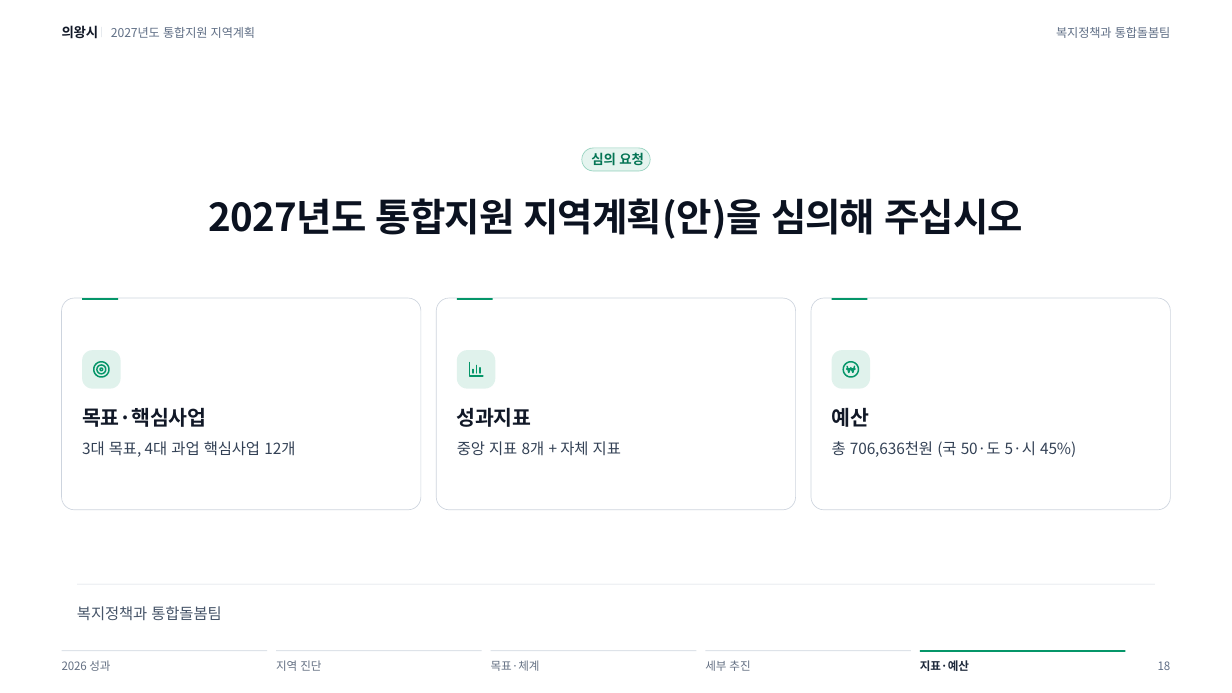
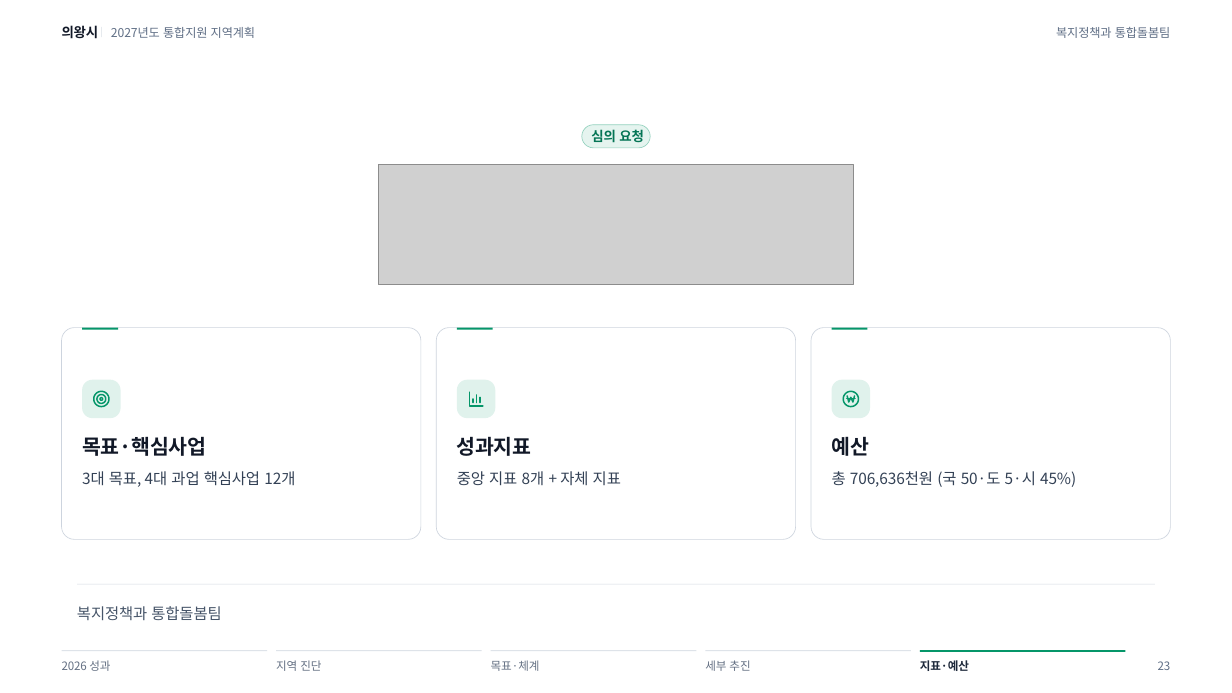
Before and after one commit to skys0430-creator/ssosso0430, a slide deck: slide 23 of docs/uiwang-2027-plan/files/2027_지역계획_협의체심의_발표자료_수정.pptx (slide 18 before the commit). Drawn at 1232x693 pixels with LibreOffice and Linux fonts; fonts in the diff are those of the drawing; grey boxes stand for pictures; background and template pictures are left out. Boxes give left, top, right and bottom in pixels: in the first picture for what was removed or moved away, otherwise in the second. Text is boxed around its words. In the diff, an @@ line names an element or a change of style, - is before the commit and + after.

```diff
--- a/docs/uiwang-2027-plan/files/2027_지역계획_협의체심의_발표자료_수정.pptx
+++ b/docs/uiwang-2027-plan/files/2027_지역계획_협의체심의_발표자료_수정.pptx
@@ rounded rectangle: place and size @@
-rounded rectangle at [582,148,651,171]
+rounded rectangle at [582,125,651,148]
@@ text "심의 요청": place and size @@
-text "심의 요청" at [591,152,644,166]
+text "심의 요청" at [591,129,644,143]
@@ picture added at [379,165,854,285] @@
@@ text removed at [209,198,1023,239] @@
-2027년도 통합지원 지역계획(안)을 심의해 주십시오
@@ 6 rounded rectangles, 3 texts, 3 rectangles, 3 freeform shapes: place and size @@
-6 rounded rectangles, 3 texts, 3 rectangles, 3 freeform shapes at [62,299,1171,510]
+6 rounded rectangles, 3 texts, 3 rectangles, 3 freeform shapes at [62,328,1171,540]
@@ text at [1158,661,1171,670]: text changed @@
-18
+23
```
Also in this commit, not shown: 17 other slides changed, 5 slides added, 16 other files.
